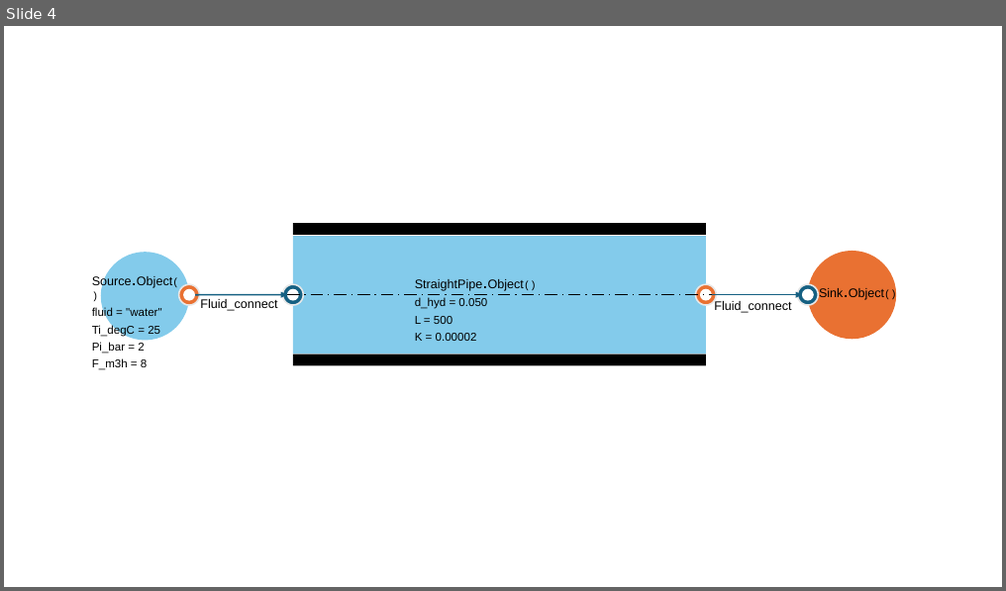
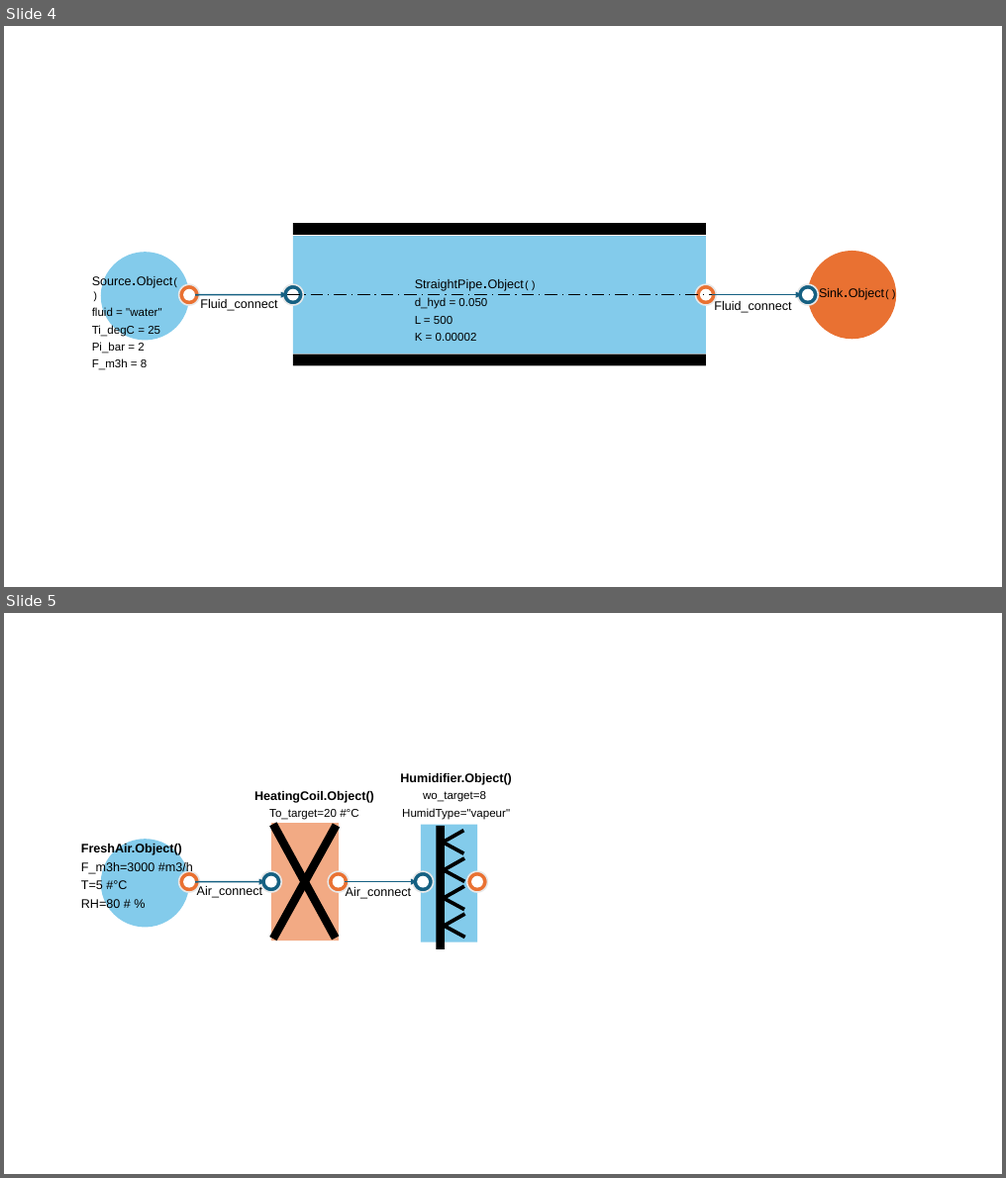
Before and after one commit to ZoheirHADID/EnergySystemModels-fr, a slide deck: Examples.pptx. Shown one above the other, each under a label of ours: slide 4 before the commit, slides 4 and 5 after it. The pictures are 1006x591 and 1006x1178 pixels, drawn with LibreOffice and Linux fonts; fonts in the diff are those of the drawing. Boxes give left, top, right and bottom in pixels: in the first picture for what was removed or moved away, otherwise in the second. Text is boxed around its words. In the diff, an @@ line names an element or a change of style, - is before the commit and + after.

```diff
--- a/Examples.pptx
+++ b/Examples.pptx
@@ slide 5 added at bbox=[4, 613, 1002, 1174], background #FFFFFF @@
@@ group added at bbox=[81, 773, 512, 950]: 13 rectangles, 11 ellipses, 5 texts, 2 arrows @@
+FreshAir.Object()
+F_m3h=3000 #m3/h
+T=5 #°C
+RH=80 # %
+HeatingCoil.Object()
+To_target=20 #°C
+Air_connect
+Air_connect
+Humidifier.Object()
+wo_target=8
+HumidType="vapeur"
```
Also in this commit, not shown: 5 other files.
